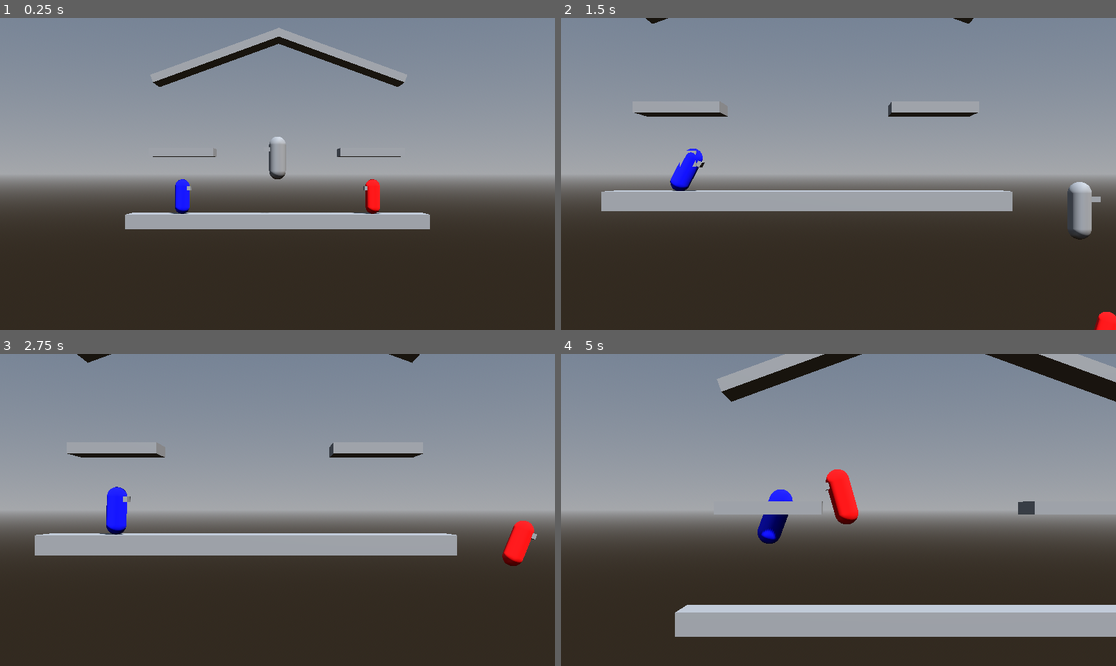
Above: before the commit, frames 1-4 (two rows, left to right).
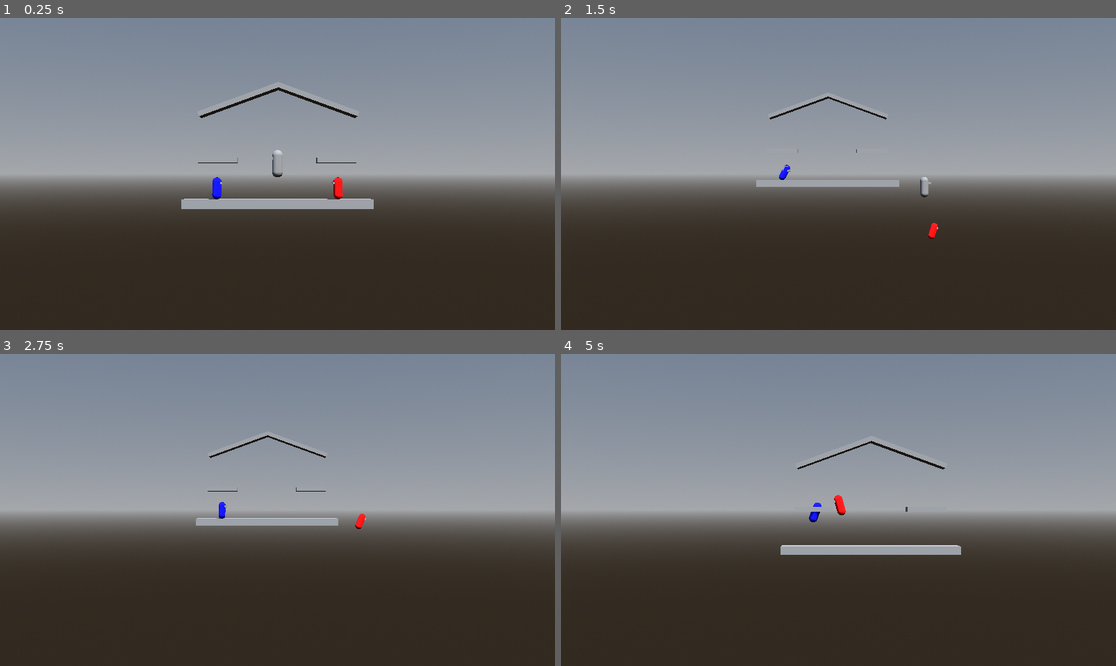
Above: after the commit, the same moments.

Repository: CocoMarck/SuperSmashTux
Game: Godot game, scene res://scenes/main.tscn
The game is run twice, just before and just after one commit, with the same random seed, the same clock (stepped at 60 frames per second) and the same inputs.
Inputs:
- Up to frame 1 (0.25 s): no input
- Up to frame 2 (1.5 s): hold Right (player1_move_right) 0.53-1.28 s; tap K (player1_attack) at 0.6 s; tap Space (player1_jump) at 0.77 s; hold Down (player1_move_down) from 1.28 s (still down); tap G (player2_attack) at 1.35 s
- Up to frame 3 (2.75 s): tap Space (player1_jump) at 1.52 s; release Down (player1_move_down) at 2.03 s; hold Right (player1_move_right) from 2.03 s (still down); tap S (player2_move_down) at 2.1 s
- Up to frame 4 (5 s): release Right (player1_move_right) at 2.78 s; hold Up (player1_move_up) 2.78-3.53 s; tap A (player2_move_left) at 2.85 s; tap Space (player1_jump) at 3.02, 3.77, 4.52 s; hold Left (player1_move_left) from 3.53 s (still down); tap D (player2_move_right) at 3.6 s; tap W (player2_move_up) at 4.35 s

The runs differ from the first frame. In frame 1, 7.7% of the frame differs, in the area x 22-78%, y 3-68%; in frame 2, 7.6%; in frame 3, 8.0%; in frame 4, 14%, in the area x 20-100%, y 0-91%.

Commit message:
Simplified ledge grab system

Diff:
--- a/scenes/main.tscn
+++ b/scenes/main.tscn
@@ -52,6 +52,8 @@
 
 [node name="CameraPivot" type="Marker3D" parent="." unique_id=137112446 node_paths=PackedStringArray("camera_area", "play_area")]
 script = ExtResource("7_camfl")
+zoom_min_distance = 30.0
+zoom_max_distance = 60.0
 camera_area = NodePath("../CameraArea")
 play_area = NodePath("../PlayArea")
 
--- a/scripts/character.gd
+++ b/scripts/character.gd
@@ -10,9 +10,6 @@
 const ONE_WAY_COYOTE_TIME := 0.3   # tiempo de perdon al salirse de la orilla y querer regresar
 
 # Constantes | Agarre de orillas.
-const LEDGE_GRAB_REACH := 0.35     # que tan lejos por fuera de la orilla se puede agarrar
-const LEDGE_GRAB_DEPTH := 2.5      # que tan abajo de la cara superior se agarra
-const LEDGE_REGRAB_MARGIN := 0.05  # cuanto debe pasarse de la cornisa pa que cuente como venir de arriba
 const LEDGE_HANG_OFFSET := 0.3     # que tan separado de la orilla se queda colgado
 const LEDGE_RELEASE_TIME := 0.3    # cooldown tras soltarse, pa no re-agarrarse solo
 
@@ -119,7 +116,6 @@
 var _hanging_right_side: bool = false
 var _hang_position: Vector3 = Vector3.ZERO
 var _ledge_release_count: float = 0.0
-var _max_head_y_in_air: float = -INF
 
 # Funciones | Inicializar.
 func _ready() -> void:
@@ -152,6 +148,7 @@
 	var vertical_force_signals = {
 		"on_floor": gravity_signals.on_floor, "air_count": gravity_signals.air_count, "force": gravity_signals.force
 	}
+
 	var move_signals = _move(delta, vertical_force_signals)
 	_set_x_not_zero_value()
 	var move_states = _get_move_states(move_signals)
@@ -656,30 +653,23 @@
 	'''
 	Soltar la cornisa que traiamos agarrada y avisarle a la plataforma pa que quede libre pa otro.
 	Aguanta que la plataforma ya no exista, asi que se puede llamar sin miedo.
-	Tambien se le olvida que tan alto anduvo la cabeza, pa que soltarse y brincar tantito no cuente
-	como venir de arriba y no nos re-agarre solito.
 	'''
 	if _hanging_ledge != null and is_instance_valid(_hanging_ledge):
 		_hanging_ledge.release_ledge(_hanging_right_side, self)
 	_hanging_ledge = null
-	_max_head_y_in_air = _get_head_y()
 
 func _ledge_grab(delta: float) -> void:
 	'''
-	Agarre de orillas estilo Smash Bros. Si vas cayendo junto a la orilla de una GroundPlatform,
-	te cuelgas de ella. Colgado, arriba te subes con impulso y abajo te sueltas y caes.
+	Agarre de orillas estilo Smash Bros. Deteccion puramente espacial: cada GroundPlatform expone
+	una zona de agarre a cada lado (matematica de rangos, is_character_in_ledge_zone), aqui solo se
+	pregunta "¿ando en esa zona?" + "¿vengo cayendo?". Sin heuristicas de historial.
+	Colgado, arriba te subes con impulso y abajo te sueltas y caes.
 	Corre despues de _move, asi que pisa lo que calculo sin pedirle permiso. _fight y _anim corren despues
 	pero se salen temprano si andamos colgados, por eso no nos pisan de vuelta.
 	'''
 	# Cooldown pa no re-agarrarnos solitos justo despues de soltarnos.
 	if _ledge_release_count > 0.0:
 		_ledge_release_count = max(_ledge_release_count - delta, 0.0)
-
-	# Que tan alto ha andado la cabeza desde que despegamos. Sirve pa distinguir al que viene
-	# cayendo desde arriba de la orilla, del que nomas brinco desde abajo y rozo la zona de agarre.
-	if is_on_floor():
-		_max_head_y_in_air = -INF
-	_max_head_y_in_air = max(_max_head_y_in_air, _get_head_y())
 
 	# Si ya andamos colgados, decidir que hacer.
 	if _hanging_ledge != null:
@@ -719,7 +709,7 @@
 		$Pivot.basis = Basis.looking_at(Vector3(inward, 0.0, 0.0))
 		return
 
-	# No estamos colgados, checar si toca agarrarnos de alguna orilla.
+	# No estamos colgados: checar si toca agarrarnos. Zona de agarre + venir cayendo, nada mas.
 	if _ledge_release_count > 0.0:
 		return
 	if is_on_floor():
@@ -734,33 +724,19 @@
 		if not ground.has_ledges():
 			continue
 
-		var top_y := ground.get_top_y()
-		var head_y := _get_head_y()
-		# Vertical: la cabeza debe andar por debajo del borde, pero sin pasarse de largo.
-		if head_y > top_y or head_y < top_y - LEDGE_GRAB_DEPTH:
-			continue
-		# Y hay que venir de arriba: si la cabeza nunca le paso por encima a esta orilla,
-		# es que brincamos desde abajo sin alcanzarla, y ahi no hay agarre que valga.
-		if _max_head_y_in_air <= top_y + LEDGE_REGRAB_MARGIN:
-			continue
-
-		# Obtener las 2 orillitas de la plataforma del suelo.
-		var right_ledge_x := ground.get_ledge_x(true)
-		var left_ledge_x := ground.get_ledge_x(false)
-
-		# Horizontal: hay que venir por fuera de la plataforma, cerquita del alcance.
-		var grabbed_right := global_position.x > right_ledge_x and global_position.x - right_ledge_x <= LEDGE_GRAB_REACH
-		var grabbed_left := global_position.x < left_ledge_x and left_ledge_x - global_position.x <= LEDGE_GRAB_REACH
-
-		if grabbed_right or grabbed_left:
-			# Una cornisa, un personaje. Si ya hay alguien colgado de este lado, seguirle buscando en otra.
-			if not ground.take_ledge(grabbed_right, self):
+		for right_side in [true, false]:
+			if not ground.is_character_in_ledge_zone(right_side, global_position):
 				continue
+			# Una cornisa, un personaje. Si ya hay alguien colgado de este lado, seguir buscando otra.
+			if not ground.take_ledge(right_side, self):
+				continue
+
 			_hanging_ledge = ground
-			_hanging_right_side = grabbed_right
-			var ledge_x := right_ledge_x if grabbed_right else left_ledge_x
-			var anchor_x := (ledge_x + LEDGE_HANG_OFFSET) if grabbed_right else (ledge_x - LEDGE_HANG_OFFSET)
-			var anchor_y := global_position.y - (head_y - top_y)
+			_hanging_right_side = right_side
+			var top_y := ground.get_top_y()
+			var ledge_x := ground.get_ledge_x(right_side)
+			var anchor_x := (ledge_x + LEDGE_HANG_OFFSET) if right_side else (ledge_x - LEDGE_HANG_OFFSET)
+			var anchor_y := global_position.y - (_get_head_y() - top_y)
 			_hang_position = Vector3(anchor_x, anchor_y, global_position.z)
 			_target_velocity = Vector3.ZERO
-			break
+			return
--- a/scripts/ground_platform.gd
+++ b/scripts/ground_platform.gd
@@ -3,6 +3,10 @@
 
 # Plataforma de suelo normal, con orillas agarrables
 # (debe tener un collision shape de caja 3D y no tener inclinación).
+
+# Propiedades publicas | Zona de agarre.
+@export var ledge_zone_width: float = 0.5   # que tan ancha hacia afuera es la zona de agarre de cada orilla
+@export var ledge_zone_depth: float = 0.5   # que tanto se expande hacia abajo la zona de agarre, desde la cara superior
 
 # Propiedades privadas | Quien anda colgao de cada cornisa.
 var _ledge_holders: Dictionary = {}
@@ -51,3 +55,19 @@
 	'''
 	if _ledge_holders.get(right_side) == who:
 		_ledge_holders.erase(right_side)
+
+func is_character_in_ledge_zone(right_side: bool, position: Vector3) -> bool:
+	'''
+	Si una posicion global cae dentro de la cajita de agarre de ese lado: una franja horizontal de
+	ledge_zone_width medida hacia afuera del borde, y ledge_zone_depth hacia abajo desde la cara
+	superior. Pura comparacion de rangos, nada de fisica ni nodos.
+	'''
+	if not has_ledges():
+		return false
+	var ledge_x := get_ledge_x(right_side)
+	var in_x := (position.x >= ledge_x and position.x <= ledge_x + ledge_zone_width) if right_side \
+		else (position.x <= ledge_x and position.x >= ledge_x - ledge_zone_width)
+	if not in_x:
+		return false
+	var top_y := get_top_y()
+	return position.y <= top_y and position.y >= top_y - ledge_zone_depth
